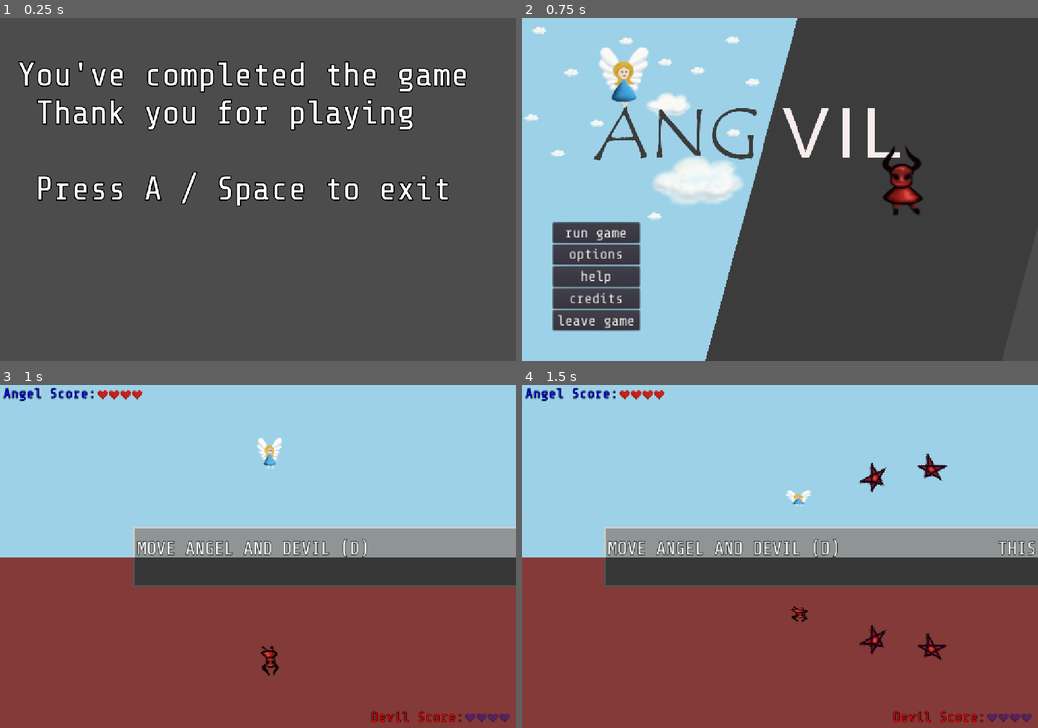
Above: before the commit, frames 1-4 (two rows, left to right).
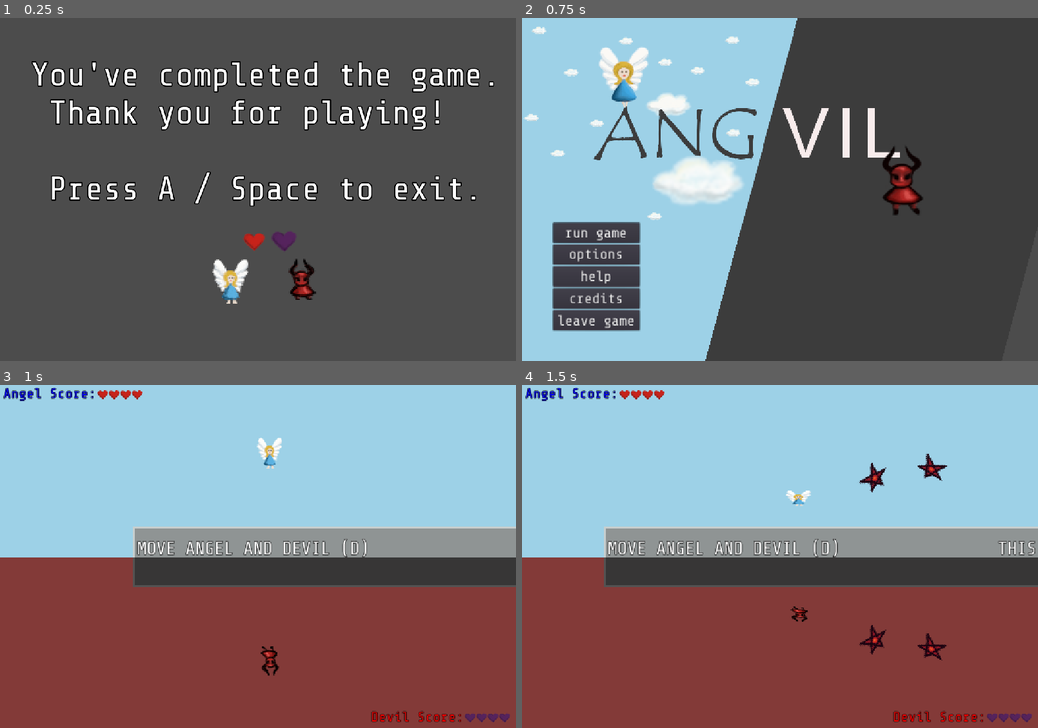
Above: after the commit, the same moments.

Repository: ang-vil/angvil
Game: Godot game, scene res://scenes/completed.tscn
The game is run twice, just before and just after one commit, with the same random seed, the same clock (stepped at 60 frames per second) and the same inputs. This scene is started directly instead of the project's main scene.
Inputs:
- Up to frame 1 (0.25 s): no input
- Up to frame 2 (0.75 s): tap A at 0.5 s; hold Right (key_right) from 0.53 s (still down); tap Space (shoot) at 0.6 s
- Up to frame 3 (1 s): keep holding Right (key_right); tap Enter (ui_accept) at 0.77 s
- Up to frame 4 (1.5 s): tap Space (shoot) at 1.25, 1.35 s; release Right (key_right) at 1.28 s; hold Down (key_down) from 1.28 s (still down)

The runs differ from the first frame. In frame 1, 10% of the frame differs, in the area x 3-96%, y 12-84%; in frame 2, nothing differs; in frame 3, nothing differs; in frame 4, nothing differs.

Commit message:
add some sprites to the complete scene

Diff:
--- a/scenes/completed.tscn
+++ b/scenes/completed.tscn
@@ -1,7 +1,11 @@
-[gd_scene load_steps=5 format=2]
+[gd_scene load_steps=9 format=2]
 
 [ext_resource path="res://assets/fonts/share-tech-mono/ShareTechMono-Regular.ttf" type="DynamicFontData" id=1]
 [ext_resource path="res://scripts/completed.gd" type="Script" id=2]
+[ext_resource path="res://assets/devil.png" type="Texture" id=3]
+[ext_resource path="res://assets/angel.png" type="Texture" id=4]
+[ext_resource path="res://assets/Heart_Red.png" type="Texture" id=5]
+[ext_resource path="res://assets/Heart_Purple.png" type="Texture" id=6]
 
 [sub_resource type="DynamicFont" id=3]
 size = 100
@@ -16,18 +20,38 @@
 script = ExtResource( 2 )
 
 [node name="gameOverText" type="RichTextLabel" parent="."]
-margin_left = -1.0
-margin_right = 1463.0
+margin_left = 27.0
+margin_right = 1531.0
 margin_bottom = 846.0
 rect_scale = Vector2( 0.7, 0.7 )
 size_flags_horizontal = 4
 size_flags_vertical = 4
 theme = SubResource( 4 )
 text = "
- You've completed the game
-  Thank you for playing
+ You've completed the game.
+  Thank you for playing!
 
-  Press A / Space to exit"
+  Press A / Space to exit."
 __meta__ = {
 "_edit_use_anchors_": false
 }
+
+[node name="Devil" type="Sprite" parent="gameOverText"]
+position = Vector2( 867.143, 785.714 )
+scale = Vector2( 4.29464, 4.29464 )
+texture = ExtResource( 3 )
+
+[node name="HeartRed" type="Sprite" parent="gameOverText"]
+position = Vector2( 722.857, 671.429 )
+scale = Vector2( 2.77678, 2.77678 )
+texture = ExtResource( 5 )
+
+[node name="HeartPurple" type="Sprite" parent="gameOverText"]
+position = Vector2( 812.857, 670 )
+scale = Vector2( 3.22322, 3.22322 )
+texture = ExtResource( 6 )
+
+[node name="Angel" type="Sprite" parent="."]
+position = Vector2( 482, 553 )
+scale = Vector2( 2.9375, 2.9375 )
+texture = ExtResource( 4 )
